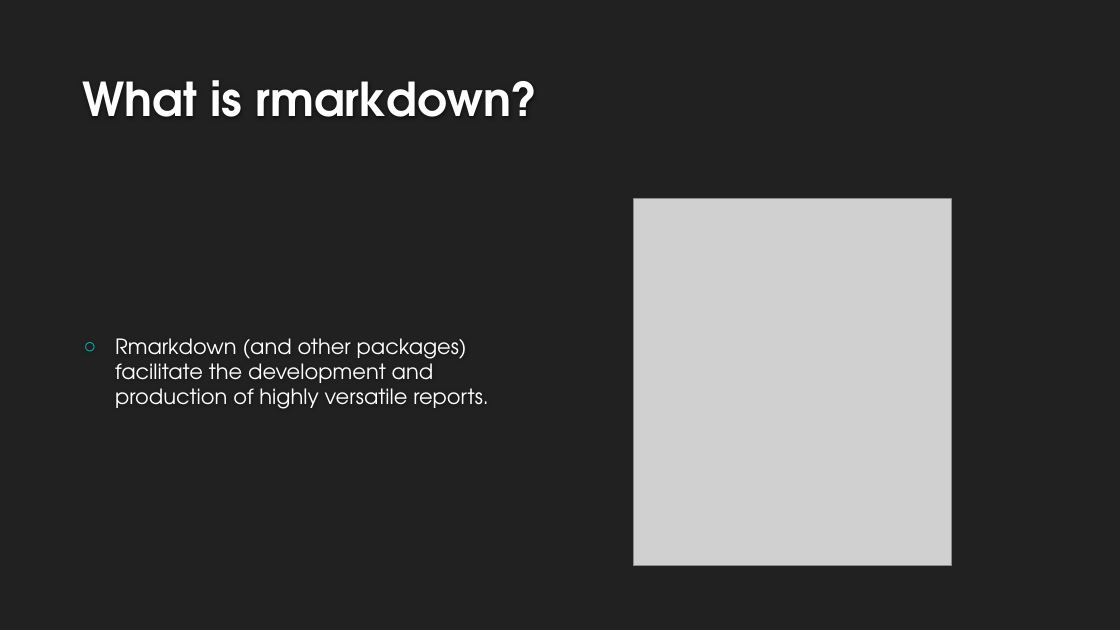
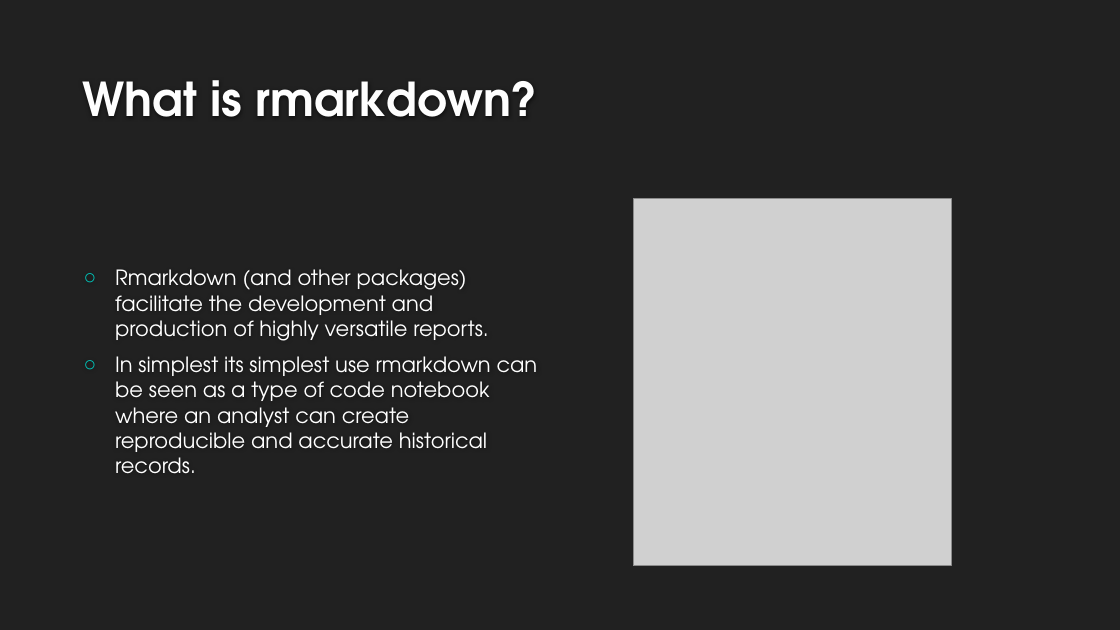
Before and after one commit to nhs-r-community/intro_rmd, a slide deck: slide 4 of Intro to Rmarkdown.pptx. Drawn at 1120x630 pixels with LibreOffice and Linux fonts; fonts in the diff are those of the drawing; grey boxes stand for pictures; background and template pictures are left out. Boxes give left, top, right and bottom in pixels: in the first picture for what was removed or moved away, otherwise in the second. Text is boxed around its words. In the diff, an @@ line names an element or a change of style, - is before the commit and + after.

```diff
--- a/Intro to Rmarkdown.pptx
+++ b/Intro to Rmarkdown.pptx
@@ text at [115,356,538,474]: paragraph added @@
+○ In simplest its simplest use rmarkdown can be seen as a type of code notebook where an analyst can create reproducible and accurate historical records.
```
Also in this commit, not shown: 4 other slides changed, 1 slide added, 12 other files.
